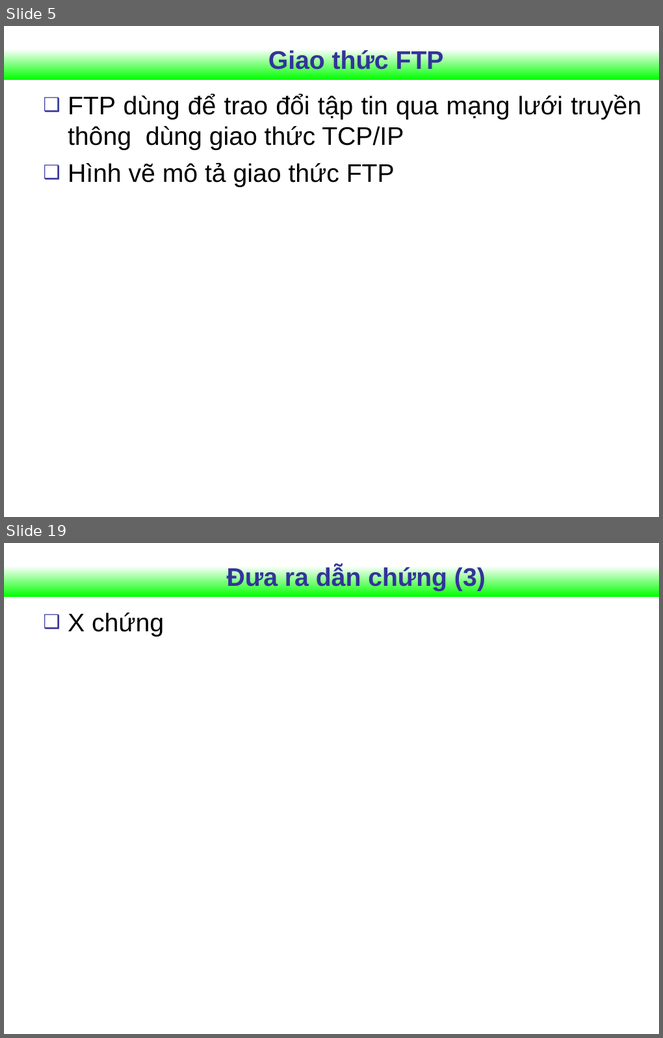
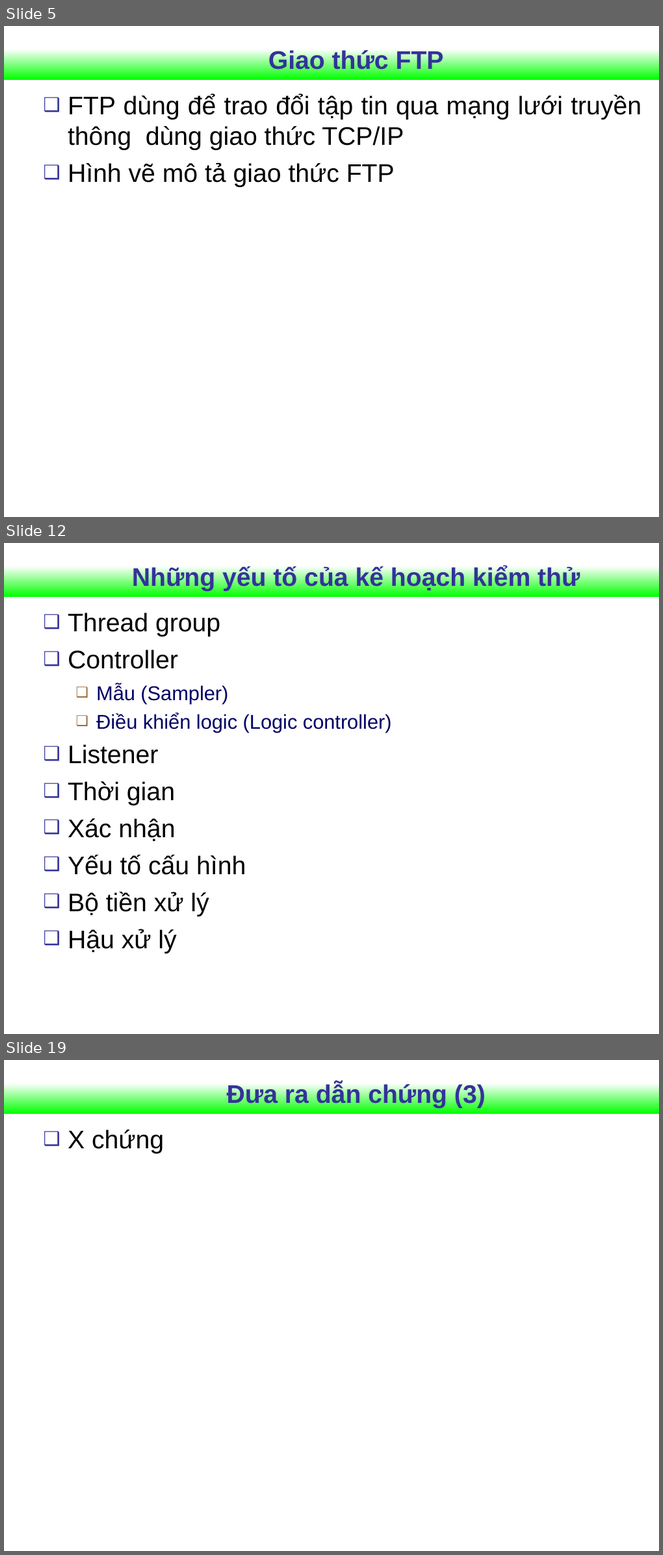
Before and after one commit to Vunb/luanvantotnghiephakhue, a slide deck: Document_luanvan/Slide_Khue.ppt. Shown one above the other, each under a label of ours: slides 5 and 19 before the commit, slides 5, 12 and 19 after it; the slides between them are not shown. The pictures are 663x1038 and 663x1555 pixels, drawn with LibreOffice and Linux fonts; fonts in the diff are those of the drawing; background and template pictures are left out. Boxes give left, top, right and bottom in pixels: in the first picture for what was removed or moved away, otherwise in the second. Text is boxed around its words. In the diff, an @@ line names an element or a change of style, - is before the commit and + after.

```diff
--- a/Document_luanvan/Slide_Khue.ppt
+++ b/Document_luanvan/Slide_Khue.ppt
@@ slide 12 added at box(4, 543, 659, 1034), background #FFFFFF; not listed: 1 template element that a slide beside it also shows @@
@@ title added at box(132, 566, 580, 591), 28 pt, text #333399, bold @@
+Những yếu tố của kế hoạch kiểm thử
@@ text added at box(68, 613, 392, 954), 28 pt, text #000000 @@
+❑ Thread group
+❑ Controller
+  ❑ Mẫu (Sampler)
+  ❑ Điều khiển logic (Logic controller)
+❑ Listener
+❑ Thời gian
+❑ Xác nhận
+❑ Yếu tố cấu hình
+❑ Bộ tiền xử lý
+❑ Hậu xử lý
```
Also in this commit, not shown: 5 slides changed, 7 other slides added, 8 slides removed.
